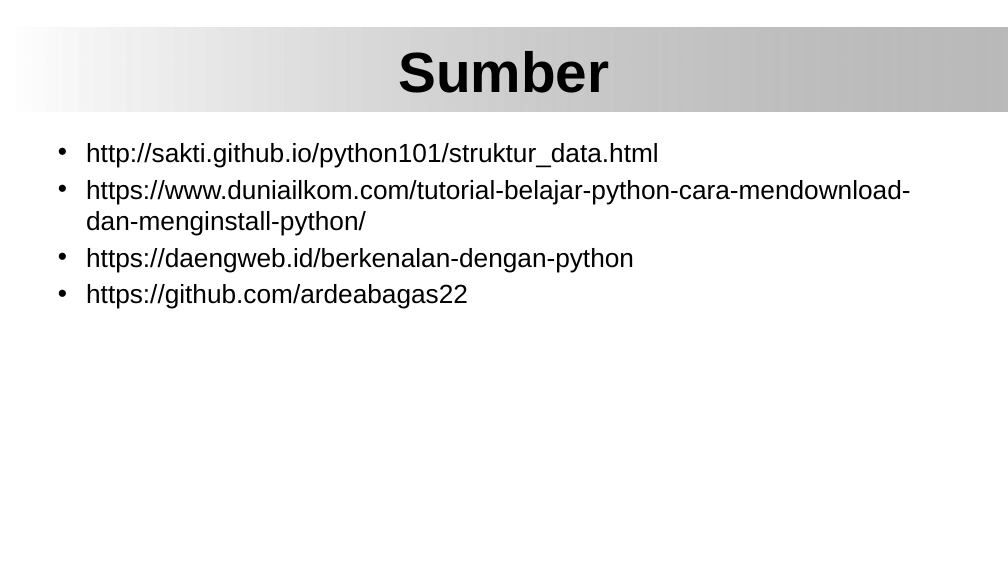
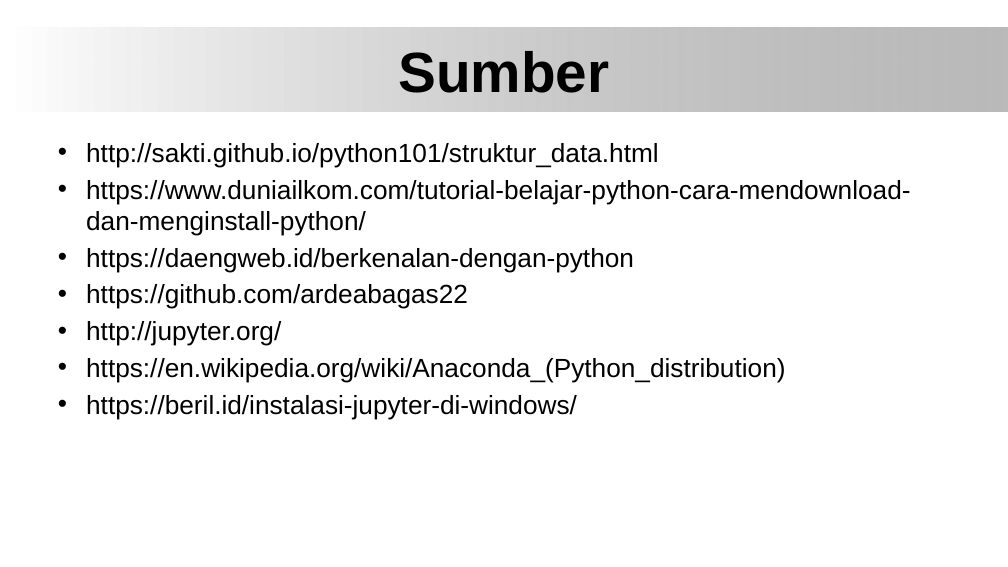
Before and after one commit to bayuytr/Pengantar-Deep-Learning, a slide deck: slide 30 of Tugas 1 Pengantar Python (Bayu Yunan Toro_4IA17_511415304).pptx (slide 21 before the commit). Drawn at 1008x567 pixels with LibreOffice and Linux fonts; fonts in the diff are those of the drawing; background and template pictures are left out. Boxes give left, top, right and bottom in pixels: in the first picture for what was removed or moved away, otherwise in the second. Text is boxed around its words. In the diff, an @@ line names an element or a change of style, - is before the commit and + after.

Commit message:
Update File Jupyter and Seaborn

```diff
--- a/Tugas 1 Pengantar Python (Bayu Yunan Toro_4IA17_511415304).pptx
+++ b/Tugas 1 Pengantar Python (Bayu Yunan Toro_4IA17_511415304).pptx
@@ text at (x1=86, y1=321, x2=785, y2=419): paragraphs added @@
+• http://jupyter.org/
+• https://en.wikipedia.org/wiki/Anaconda_(Python_distribution)
+• https://beril.id/instalasi-jupyter-di-windows/
```
Also in this commit, not shown: 9 slides added.
